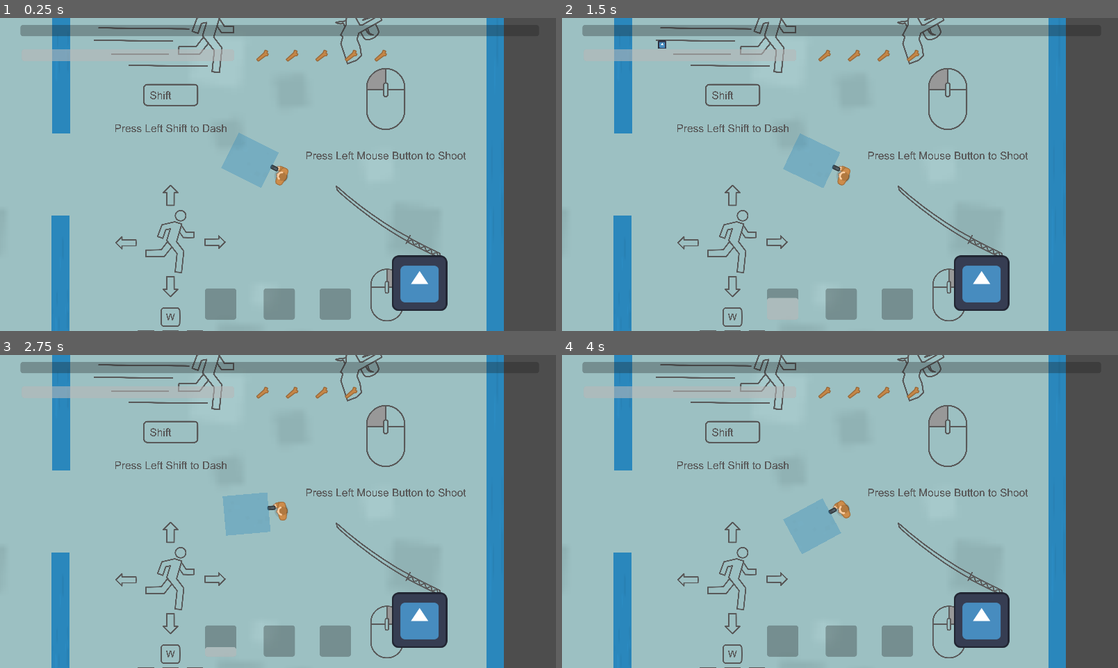
Above: before the commit, frames 1-4 (two rows, left to right).
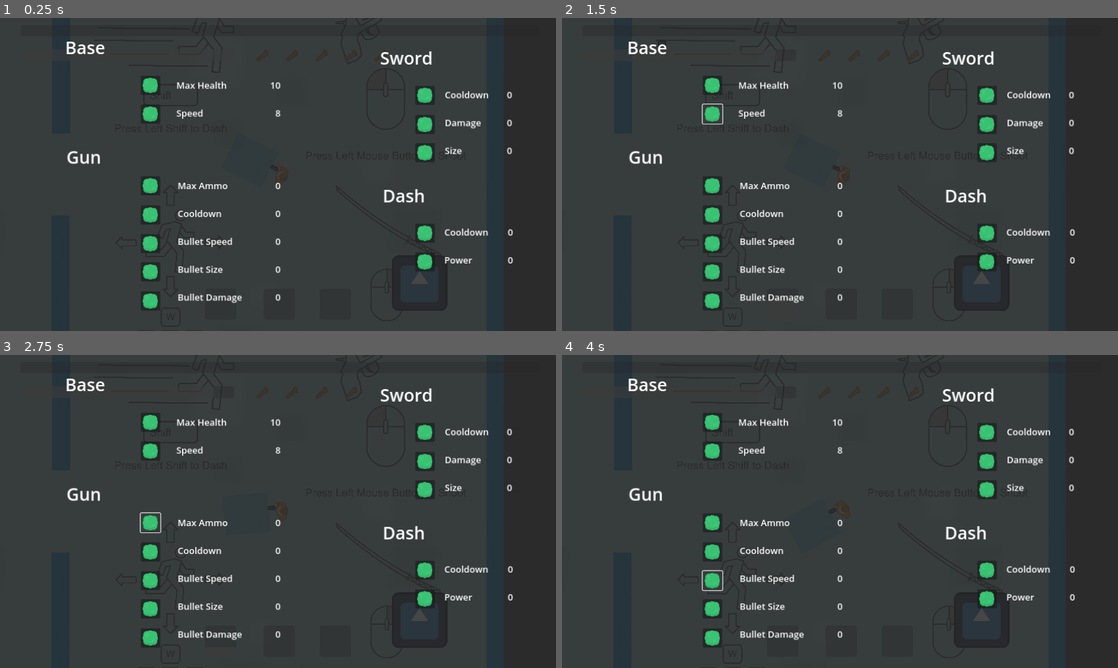
Above: after the commit, the same moments.

Repository: dmq262/Shadow-Stallion
Game: Godot game, scene res://scenes/main.tscn
Same seed, same stepped clock (60 frames per second), same inputs: the game is played once before the commit and once after it. The engine's default icon, where the game draws it, is replaced by a stand-in: a white triangle on a blue panel in a dark square. Sound files missing from this copy of the repository are replaced by a short silence.
Inputs (mouse positions are in pixels of both pictures, inside the frame that each line leads up to):
- Up to frame 1 (0.25 s): no input
- Up to frame 2 (1.5 s): click (712, 86) at 0.52 s; click (712, 115) at 1.27 s
- Up to frame 3 (2.75 s): click (150, 524) at 2.02 s
- Up to frame 4 (4 s): click (712, 552) at 2.77 s; click (712, 580) at 3.52 s

The runs differ from the first frame. In frame 1, 99% of the frame differs, in the area x 0-100%, y 0-100%; in frame 2, 99%; in frame 3, 99%; in frame 4, 99%.

Commit message:
refactored upgrade button signals, added remaining buttons

Diff:
--- a/scenes/hud.gd
+++ b/scenes/hud.gd
@@ -44,23 +44,5 @@
 
 
 #UPGRADE BUTTONS
-func upgrade_health():
-	emit_signal('upgrade_stat', 'health')
-
-func upgrade_speed():
-	emit_signal('upgrade_stat', 'speed')
-
-func upgrade_ammo():
-	emit_signal('upgrade_stat', 'ammo')
-
-func upgrade_gun_cooldown():
-	emit_signal('upgrade_stat', 'gun_cooldown')
-
-func upgrade_bullet_speed():
-	emit_signal('upgrade_stat', 'bullet_speed')
-
-func upgrade_bullet_damage():
-	emit_signal('upgrade_stat', 'bullet_damage')
-
-func upgrade_bullet_size():
-	emit_signal('upgrade_stat', 'bullet_size')
+func upgrade_button(stat: String):
+	emit_signal('upgrade_stat', stat)
--- a/scenes/hud.tscn
+++ b/scenes/hud.tscn
@@ -137,7 +137,6 @@
 show_percentage = false
 
 [node name="stats" type="Control" parent="."]
-visible = false
 layout_mode = 3
 anchors_preset = 0
 offset_right = 40.0
@@ -149,7 +148,12 @@
 offset_bottom = 722.0
 color = Color(0.145098, 0.145098, 0.145098, 0.847059)
 
-[node name="base_label" type="Label" parent="stats"]
+[node name="base" type="Control" parent="stats"]
+anchors_preset = 0
+offset_right = 40.0
+offset_bottom = 40.0
+
+[node name="base_label" type="Label" parent="stats/base"]
 layout_mode = 0
 offset_left = 150.0
 offset_top = 40.0
@@ -159,7 +163,7 @@
 "
 label_settings = SubResource("LabelSettings_wwage")
 
-[node name="base_stats_label" type="Label" parent="stats"]
+[node name="base_stats_label" type="Label" parent="stats/base"]
 layout_mode = 0
 offset_left = 406.0
 offset_top = 140.0
@@ -170,7 +174,7 @@
 Speed"
 label_settings = SubResource("LabelSettings_3dts4")
 
-[node name="base_stats" type="Label" parent="stats"]
+[node name="base_stats" type="Label" parent="stats/base"]
 layout_mode = 0
 offset_left = 531.0
 offset_top = 140.0
@@ -182,7 +186,7 @@
 label_settings = SubResource("LabelSettings_3dts4")
 horizontal_alignment = 2
 
-[node name="upgrade_health" type="Button" parent="stats"]
+[node name="upgrade_health" type="Button" parent="stats/base"]
 layout_mode = 0
 offset_left = 324.0
 offset_top = 133.0
@@ -191,7 +195,7 @@
 icon = ExtResource("3_nbt64")
 expand_icon = true
 
-[node name="upgrade_speed" type="Button" parent="stats"]
+[node name="upgrade_speed" type="Button" parent="stats/base"]
 layout_mode = 0
 offset_left = 324.0
 offset_top = 199.0
@@ -200,7 +204,12 @@
 icon = ExtResource("3_nbt64")
 expand_icon = true
 
-[node name="gun_label" type="Label" parent="stats"]
+[node name="gun" type="Control" parent="stats"]
+anchors_preset = 0
+offset_right = 40.0
+offset_bottom = 40.0
+
+[node name="gun_label" type="Label" parent="stats/gun"]
 layout_mode = 0
 offset_left = 153.0
 offset_top = 292.0
@@ -209,7 +218,7 @@
 text = "Gun"
 label_settings = SubResource("LabelSettings_wwage")
 
-[node name="gun_stats_label" type="Label" parent="stats"]
+[node name="gun_stats_label" type="Label" parent="stats/gun"]
 layout_mode = 0
 offset_left = 409.0
 offset_top = 371.0
@@ -226,7 +235,7 @@
 Bullet Damage"
 label_settings = SubResource("LabelSettings_3dts4")
 
-[node name="gun_stats" type="Label" parent="stats"]
+[node name="gun_stats" type="Label" parent="stats/gun"]
 layout_mode = 0
 offset_left = 499.0
 offset_top = 371.0
@@ -244,7 +253,7 @@
 label_settings = SubResource("LabelSettings_3dts4")
 horizontal_alignment = 2
 
-[node name="upgrade_ammo" type="Button" parent="stats"]
+[node name="upgrade_ammo" type="Button" parent="stats/gun"]
 layout_mode = 0
 offset_left = 324.0
 offset_top = 364.0
@@ -253,7 +262,7 @@
 icon = ExtResource("3_nbt64")
 expand_icon = true
 
-[node name="upgrade_gun_cooldown" type="Button" parent="stats"]
+[node name="upgrade_gun_cooldown" type="Button" parent="stats/gun"]
 layout_mode = 0
 offset_left = 324.0
 offset_top = 431.0
@@ -262,7 +271,7 @@
 icon = ExtResource("3_nbt64")
 expand_icon = true
 
-[node name="upgrade_bullet_speed" type="Button" parent="stats"]
+[node name="upgrade_bullet_speed" type="Button" parent="stats/gun"]
 layout_mode = 0
 offset_left = 324.0
 offset_top = 497.0
@@ -271,7 +280,7 @@
 icon = ExtResource("3_nbt64")
 expand_icon = true
 
-[node name="upgrade_bullet_size" type="Button" parent="stats"]
+[node name="upgrade_bullet_size" type="Button" parent="stats/gun"]
 layout_mode = 0
 offset_left = 324.0
 offset_top = 562.0
@@ -280,7 +289,7 @@
 icon = ExtResource("3_nbt64")
 expand_icon = true
 
-[node name="upgrade_bullet_damage" type="Button" parent="stats"]
+[node name="upgrade_bullet_damage" type="Button" parent="stats/gun"]
 layout_mode = 0
 offset_left = 324.0
 offset_top = 629.0
@@ -289,7 +298,12 @@
 icon = ExtResource("3_nbt64")
 expand_icon = true
 
-[node name="sword_label" type="Label" parent="stats"]
+[node name="sword" type="Control" parent="stats"]
+anchors_preset = 0
+offset_right = 40.0
+offset_bottom = 40.0
+
+[node name="sword_label" type="Label" parent="stats/sword"]
 layout_mode = 0
 offset_left = 875.0
 offset_top = 64.0
@@ -298,7 +312,7 @@
 text = "Sword"
 label_settings = SubResource("LabelSettings_wwage")
 
-[node name="sword_stats_label" type="Label" parent="stats"]
+[node name="sword_stats_label" type="Label" parent="stats/sword"]
 layout_mode = 0
 offset_left = 1024.0
 offset_top = 162.0
@@ -311,7 +325,7 @@
 Size"
 label_settings = SubResource("LabelSettings_3dts4")
 
-[node name="sword_stats" type="Label" parent="stats"]
+[node name="sword_stats" type="Label" parent="stats/sword"]
 layout_mode = 0
 offset_left = 1053.0
 offset_top = 162.0
@@ -325,7 +339,39 @@
 label_settings = SubResource("LabelSettings_3dts4")
 horizontal_alignment = 2
 
-[node name="dash_label" type="Label" parent="stats"]
+[node name="upgrade_sword_cooldown" type="Button" parent="stats/sword"]
+layout_mode = 0
+offset_left = 956.0
+offset_top = 156.0
+offset_right = 1001.0
+offset_bottom = 200.0
+icon = ExtResource("3_nbt64")
+expand_icon = true
+
+[node name="upgrade_sword_damage" type="Button" parent="stats/sword"]
+layout_mode = 0
+offset_left = 956.0
+offset_top = 223.0
+offset_right = 1001.0
+offset_bottom = 267.0
+icon = ExtResource("3_nbt64")
+expand_icon = true
+
+[node name="upgrade_sword_size" type="Button" parent="stats/sword"]
+layout_mode = 0
+offset_left = 956.0
+offset_top = 288.0
+offset_right = 1001.0
+offset_bottom = 332.0
+icon = ExtResource("3_nbt64")
+expand_icon = true
+
+[node name="dash" type="Control" parent="stats"]
+anchors_preset = 0
+offset_right = 40.0
+offset_bottom = 40.0
+
+[node name="dash_label" type="Label" parent="stats/dash"]
 layout_mode = 0
 offset_left = 881.0
 offset_top = 381.0
@@ -335,7 +381,7 @@
 "
 label_settings = SubResource("LabelSettings_wwage")
 
-[node name="dash_stats_label" type="Label" parent="stats"]
+[node name="dash_stats_label" type="Label" parent="stats/dash"]
 layout_mode = 0
 offset_left = 1023.0
 offset_top = 478.0
@@ -346,7 +392,7 @@
 Power"
 label_settings = SubResource("LabelSettings_3dts4")
 
-[node name="dash_stats" type="Label" parent="stats"]
+[node name="dash_stats" type="Label" parent="stats/dash"]
 layout_mode = 0
 offset_left = 1122.0
 offset_top = 478.0
@@ -358,10 +404,33 @@
 label_settings = SubResource("LabelSettings_3dts4")
 horizontal_alignment = 2
 
-[connection signal="pressed" from="stats/upgrade_health" to="." method="upgrade_health"]
-[connection signal="pressed" from="stats/upgrade_speed" to="." method="upgrade_speed"]
-[connection signal="pressed" from="stats/upgrade_ammo" to="." method="upgrade_ammo"]
-[connection signal="pressed" from="stats/upgrade_gun_cooldown" to="." method="upgrade_gun_cooldown"]
-[connection signal="pressed" from="stats/upgrade_bullet_speed" to="." method="upgrade_bullet_speed"]
-[connection signal="pressed" from="stats/upgrade_bullet_size" to="." method="upgrade_bullet_size"]
-[connection signal="pressed" from="stats/upgrade_bullet_damage" to="." method="upgrade_bullet_damage"]
+[node name="upgrade_dash_cooldown" type="Button" parent="stats/dash"]
+layout_mode = 0
+offset_left = 956.0
+offset_top = 473.0
+offset_right = 1001.0
+offset_bottom = 517.0
+icon = ExtResource("3_nbt64")
+expand_icon = true
+
+[node name="upgrade_dash_power" type="Button" parent="stats/dash"]
+layout_mode = 0
+offset_left = 956.0
+offset_top = 539.0
+offset_right = 1001.0
+offset_bottom = 583.0
+icon = ExtResource("3_nbt64")
+expand_icon = true
+
+[connection signal="pressed" from="stats/base/upgrade_health" to="." method="upgrade_button" binds= ["health"]]
+[connection signal="pressed" from="stats/base/upgrade_speed" to="." method="upgrade_button" binds= ["speed"]]
+[connection signal="pressed" from="stats/gun/upgrade_ammo" to="." method="upgrade_button" binds= ["ammo"]]
+[connection signal="pressed" from="stats/gun/upgrade_gun_cooldown" to="." method="upgrade_button" binds= ["gun_cooldown"]]
+[connection signal="pressed" from="stats/gun/upgrade_bullet_speed" to="." method="upgrade_button" binds= ["bullet_speed"]]
+[connection signal="pressed" from="stats/gun/upgrade_bullet_size" to="." method="upgrade_button" binds= ["bullet_size"]]
+[connection signal="pressed" from="stats/gun/upgrade_bullet_damage" to="." method="upgrade_button" binds= ["bullet_damage"]]
+[connection signal="pressed" from="stats/sword/upgrade_sword_cooldown" to="." method="upgrade_button" binds= ["sword_cooldown"]]
+[connection signal="pressed" from="stats/sword/upgrade_sword_damage" to="." method="upgrade_button" binds= ["sword_damage"]]
+[connection signal="pressed" from="stats/sword/upgrade_sword_size" to="." method="upgrade_button" binds= ["sword_size"]]
+[connection signal="pressed" from="stats/dash/upgrade_dash_cooldown" to="." method="upgrade_button" binds= ["dash_cooldown"]]
+[connection signal="pressed" from="stats/dash/upgrade_dash_power" to="." method="upgrade_button" binds= ["dash_power"]]
